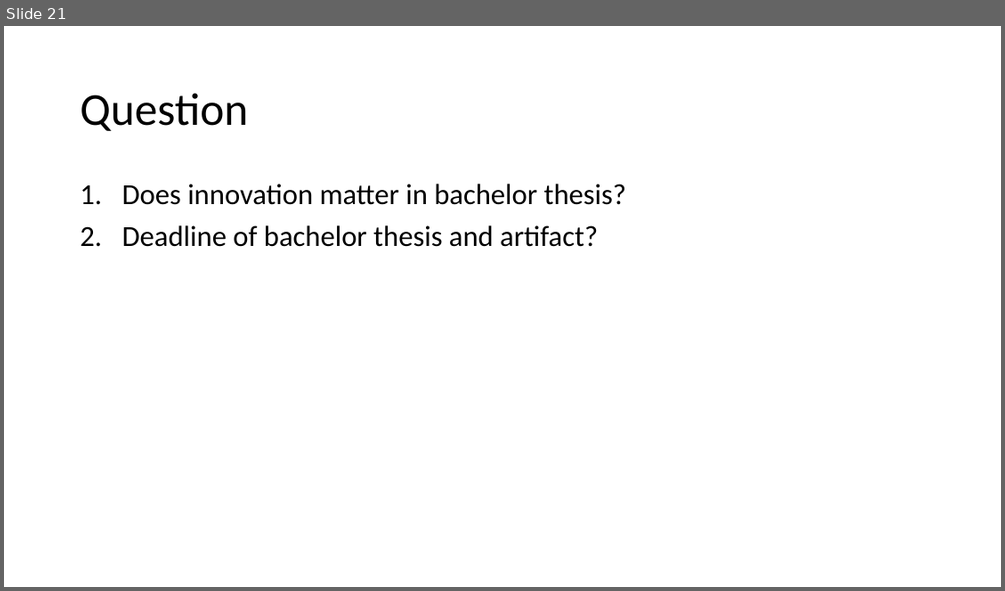
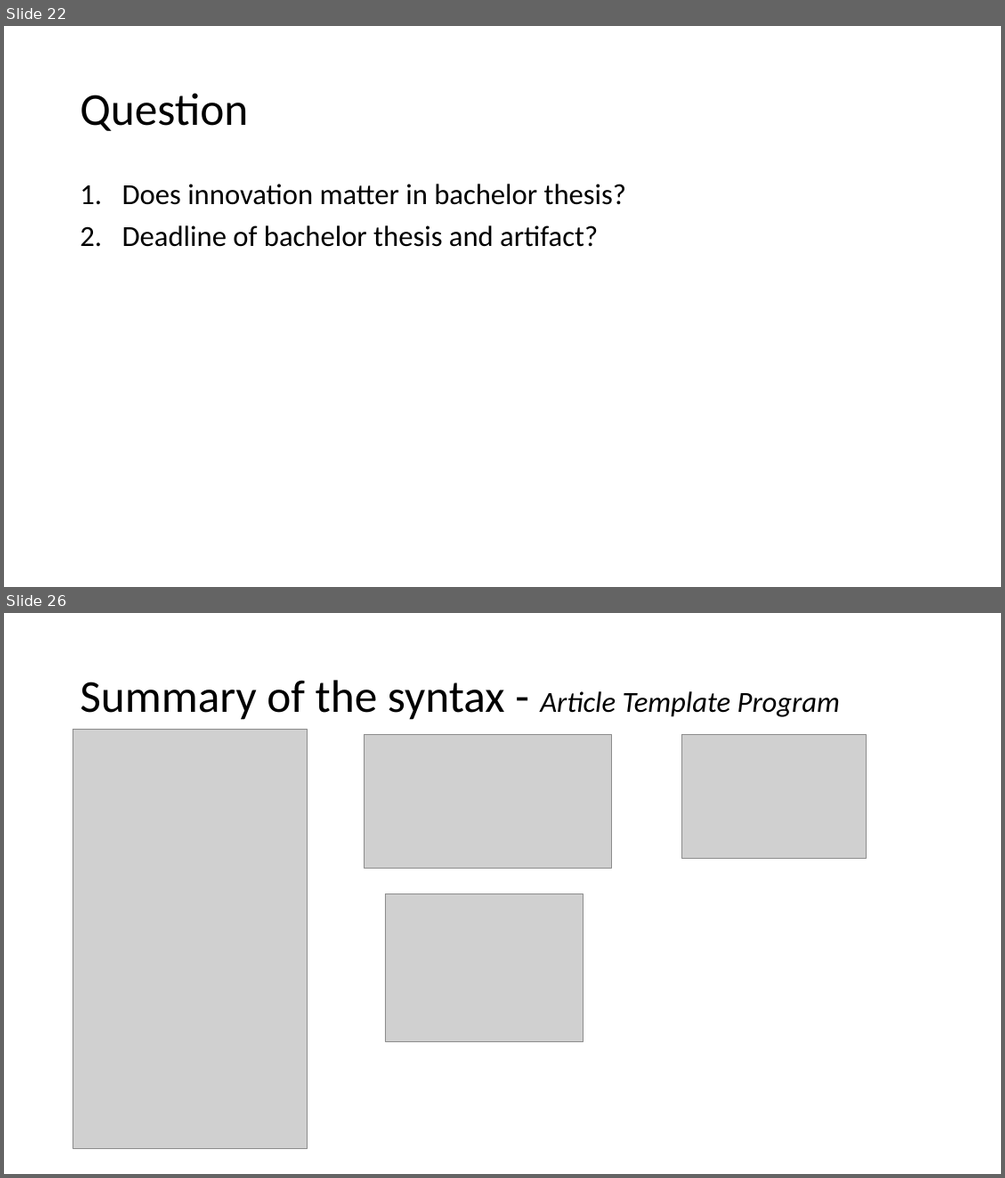
Before and after one commit to PROMISE-I/bachelor-thesis, a slide deck: 过程汇报/half-monthly-report.pptx. Shown one above the other, each under a label of ours: slide 21 before the commit, slides 22 and 26 after it; the slides between them are not shown. The pictures are 1005x591 and 1005x1178 pixels, drawn with LibreOffice and Linux fonts; fonts in the diff are those of the drawing; grey boxes stand for pictures. Boxes give left, top, right and bottom in pixels: in the first picture for what was removed or moved away, otherwise in the second. Text is boxed around its words. In the diff, an @@ line names an element or a change of style, - is before the commit and + after.

```diff
--- a/过程汇报/half-monthly-report.pptx
+++ b/过程汇报/half-monthly-report.pptx
@@ slide 26 added at (4,613,1001,1174), background #FFFFFF @@
@@ title added at (80,680,840,720), 28 pt, text #000000, italic @@
+Summary of the syntax - Article Template Program
@@ picture added at (73,729,307,1149) @@
@@ picture added at (364,735,611,868) @@
@@ picture added at (682,735,866,859) @@
@@ picture added at (386,893,583,1041) @@
@@ rounded rectangle added at (765,1103,967,1127), outline #FFFFFF 1 pt @@
@@ rounded rectangle added at (783,1148,967,1170), outline #FFFFFF 1 pt @@
@@ what was slide 21 is now slide 22 @@
```
Also in this commit, not shown: 7 other slides added.
